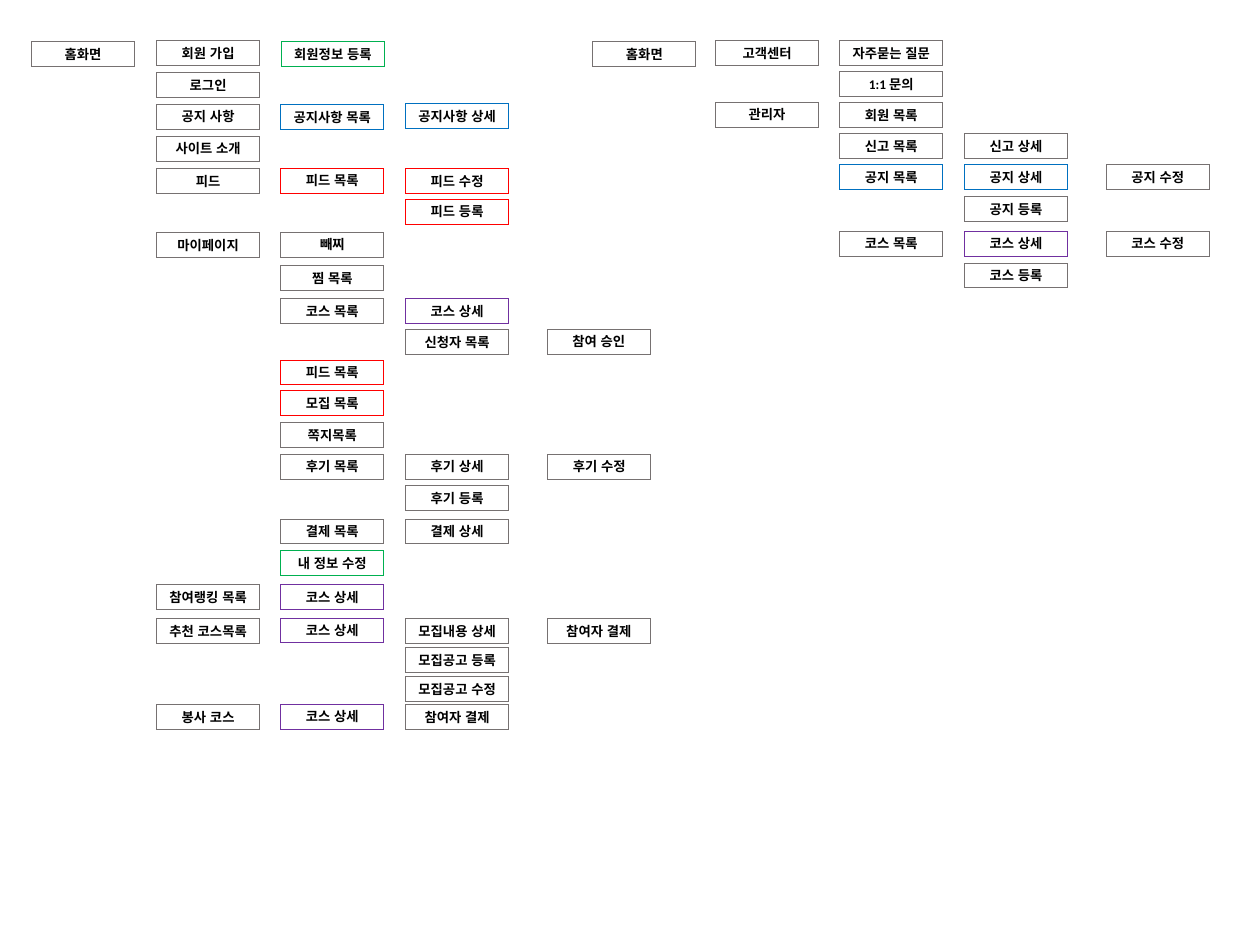
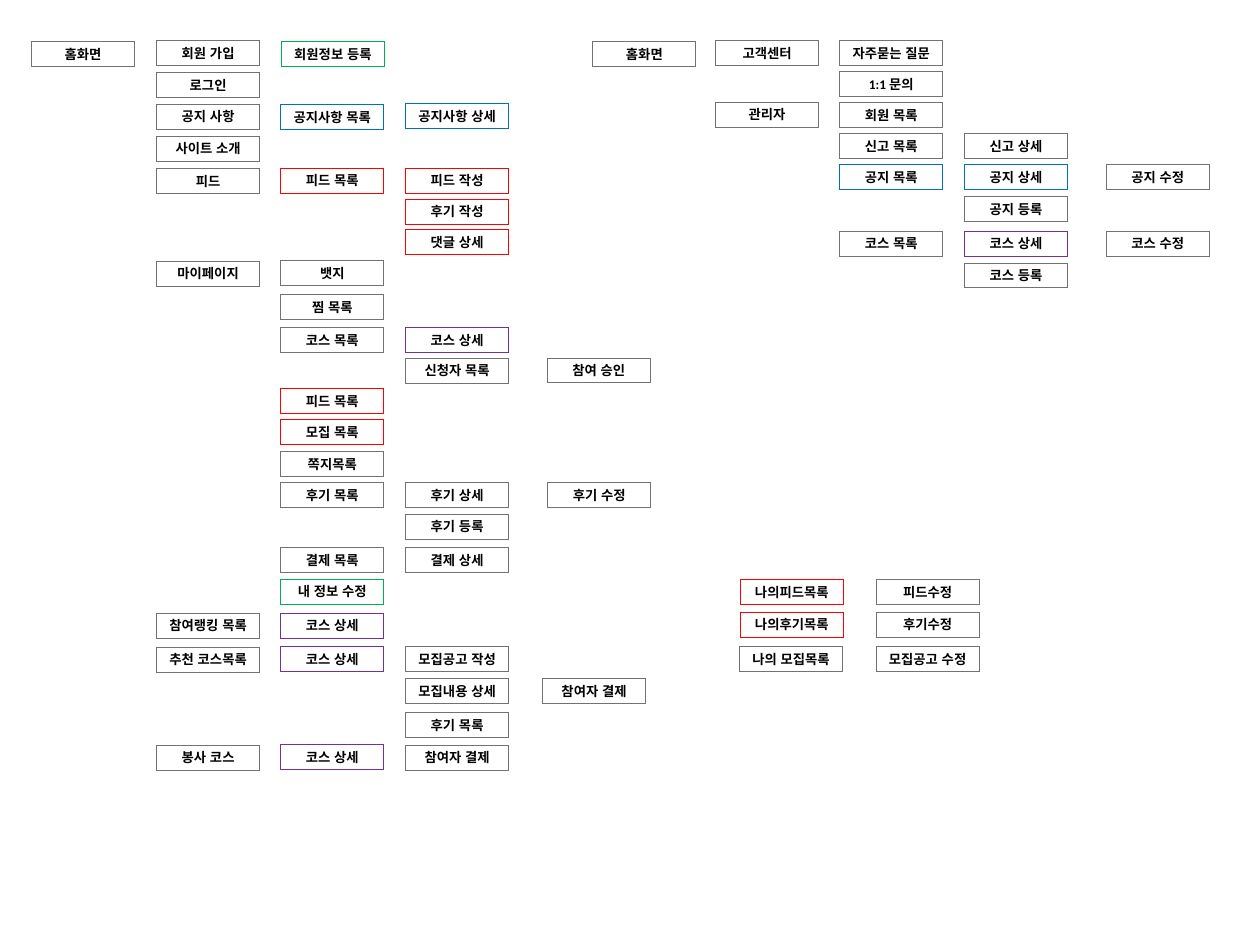
Before and after one commit to cho-seungchan/publishing, a slide deck: slide 1 of 화면흐름도v2.pptx. Drawn at 1260x945 pixels with LibreOffice and Linux fonts; fonts in the diff are those of the drawing. Boxes give left, top, right and bottom in pixels: in the first picture for what was removed or moved away, otherwise in the second. Text is boxed around its words. In the diff, an @@ line names an element or a change of style, - is before the commit and + after.

```diff
--- a/화면흐름도v2.pptx
+++ b/화면흐름도v2.pptx
@@ rectangle "피드 작성": place and size @@
-rectangle "피드 작성" at [406, 199, 509, 224]
+rectangle "피드 작성" at [406, 168, 509, 194]
@@ text in rectangle at [431, 174, 484, 187]: text changed @@
-피드 등록
+피드 작성
@@ rectangle added at [406, 199, 509, 224], outline #FF0000 0.75 pt, 11 pt, text #000000, bold @@
+후기 작성
@@ rectangle added at [406, 230, 509, 256], outline #FF0000 0.75 pt, 11 pt, text #000000, bold @@
+댓글 상세
@@ 21 rectangles: place and size @@
-21 rectangles at [157, 232, 651, 644]
+21 rectangles at [157, 261, 651, 673]
@@ text in rectangle at [320, 267, 345, 280]: text changed @@
-빼찌
+뱃지
@@ rectangle added at [741, 580, 844, 606], outline #FF0000 0.75 pt, 11 pt, text #000000, bold @@
+나의피드목록
@@ rectangle "피드수정": place and size @@
-rectangle "피드수정" at [406, 168, 509, 194]
+rectangle "피드수정" at [876, 580, 979, 606]
@@ rectangle "피드수정" at [876, 580, 979, 606]: outline #FF0000 0.75 pt to #767171 0.75 pt @@
@@ text in rectangle at [903, 586, 952, 599]: spaces changed @@
-피드 수정
+피드수정
@@ rectangle added at [741, 613, 844, 638], outline #FF0000 0.75 pt, 11 pt, text #000000, bold @@
+나의후기목록
@@ rectangle added at [876, 613, 979, 638], outline #767171 0.75 pt, 11 pt, text #000000, bold @@
+후기수정
@@ text in rectangle at [418, 653, 496, 666]: text changed @@
-모집공고 등록
+모집공고 작성
@@ rectangle added at [740, 647, 843, 672], outline #767171 0.75 pt, 11 pt, text #000000, bold @@
+나의 모집목록
@@ rectangle "모집공고 수정": place and size @@
-rectangle "모집공고 수정" at [406, 677, 509, 702]
+rectangle "모집공고 수정" at [876, 647, 979, 672]
@@ rectangle "모집내용 상세": place and size @@
-rectangle "모집내용 상세" at [406, 619, 509, 644]
+rectangle "모집내용 상세" at [406, 679, 509, 704]
@@ rectangle "참여자 결제": place and size @@
-rectangle "참여자 결제" at [548, 619, 651, 644]
+rectangle "참여자 결제" at [543, 679, 646, 704]
@@ rectangle added at [406, 713, 509, 738], outline #767171 0.75 pt, 11 pt, text #000000, bold @@
+후기 목록
@@ 3 rectangles: place and size @@
-3 rectangles at [157, 704, 509, 730]
+3 rectangles at [157, 745, 509, 770]
```
Also in this commit, not shown: 13 other files.
